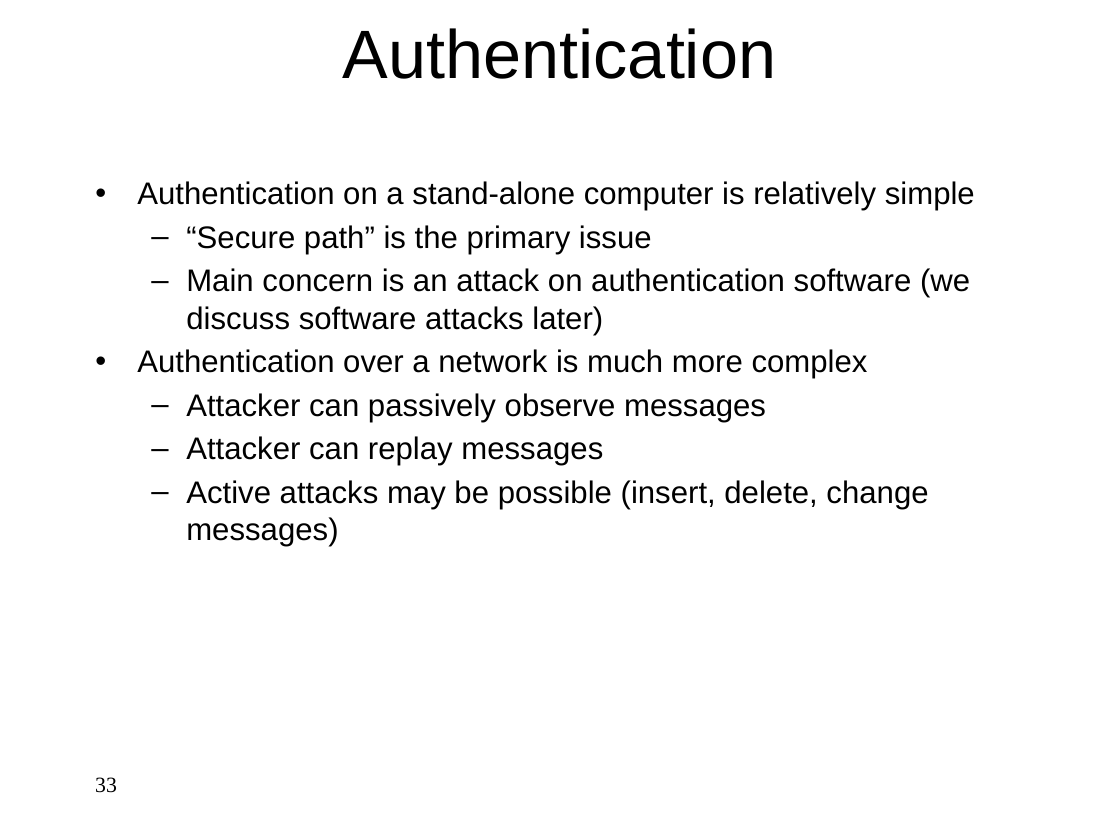
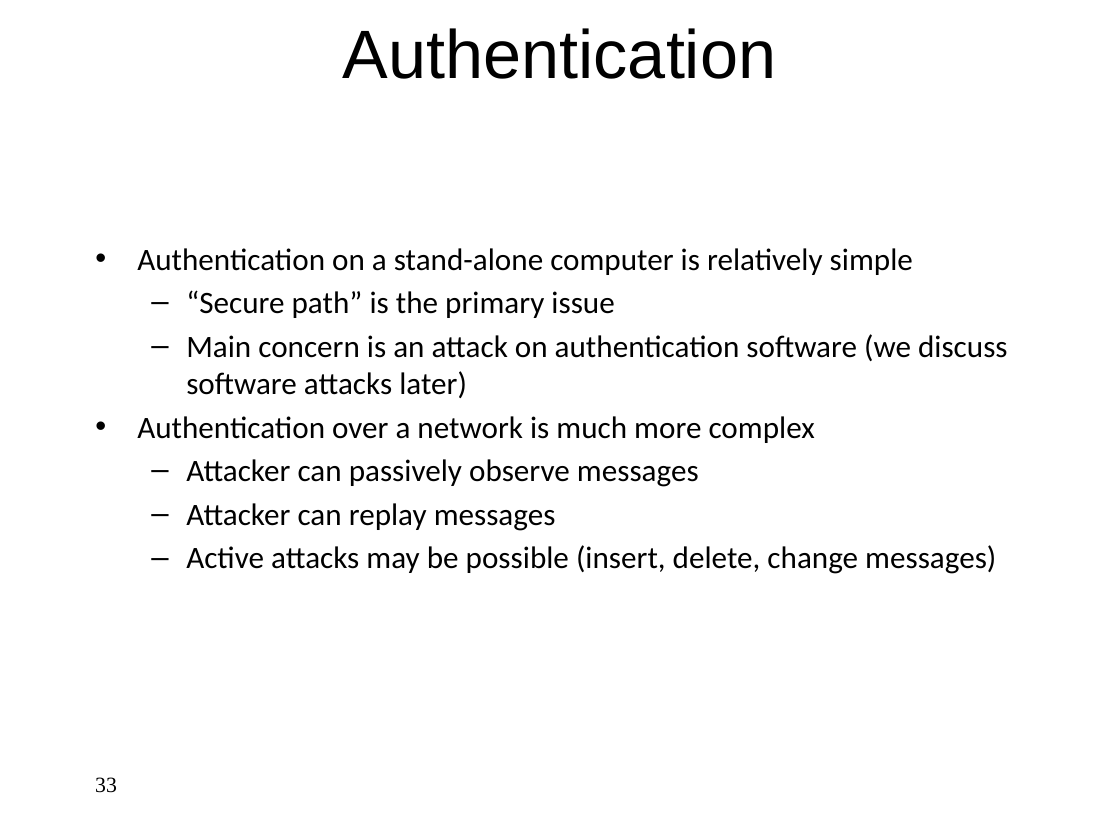
Before and after one commit to jlmucb/class_notes, a slide deck: slide 33 of BerkeleyClass/CS290Spring2013/Lectures/Cryptoclass9.pptx. Drawn at 1120x840 pixels with LibreOffice and Linux fonts; fonts in the diff are those of the drawing. Boxes give left, top, right and bottom in pixels: in the first picture for what was removed or moved away, otherwise in the second. Text is boxed around its words. In the diff, an @@ line names an element or a change of style, - is before the commit and + after.

```diff
--- a/BerkeleyClass/CS290Spring2013/Lectures/Cryptoclass9.pptx
+++ b/BerkeleyClass/CS290Spring2013/Lectures/Cryptoclass9.pptx
@@ text "Authentication on a stand-alone computer ...": place and size @@
-text "Authentication on a stand-alone computer ..." at box(137, 181, 975, 547)
+text "Authentication on a stand-alone computer ..." at box(137, 248, 1008, 574)
@@ text "Authentication on a stand-alone computer ..." at box(137, 248, 1008, 574): font Arial to Calibri @@
```
Also in this commit, not shown: 115 other slides changed, 1 other file.
